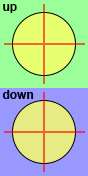
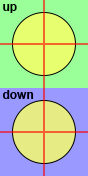
Layers edited between the first and the second 88 x 176 image:
painted on "crosshairs" over [0, 0, 88, 176]
